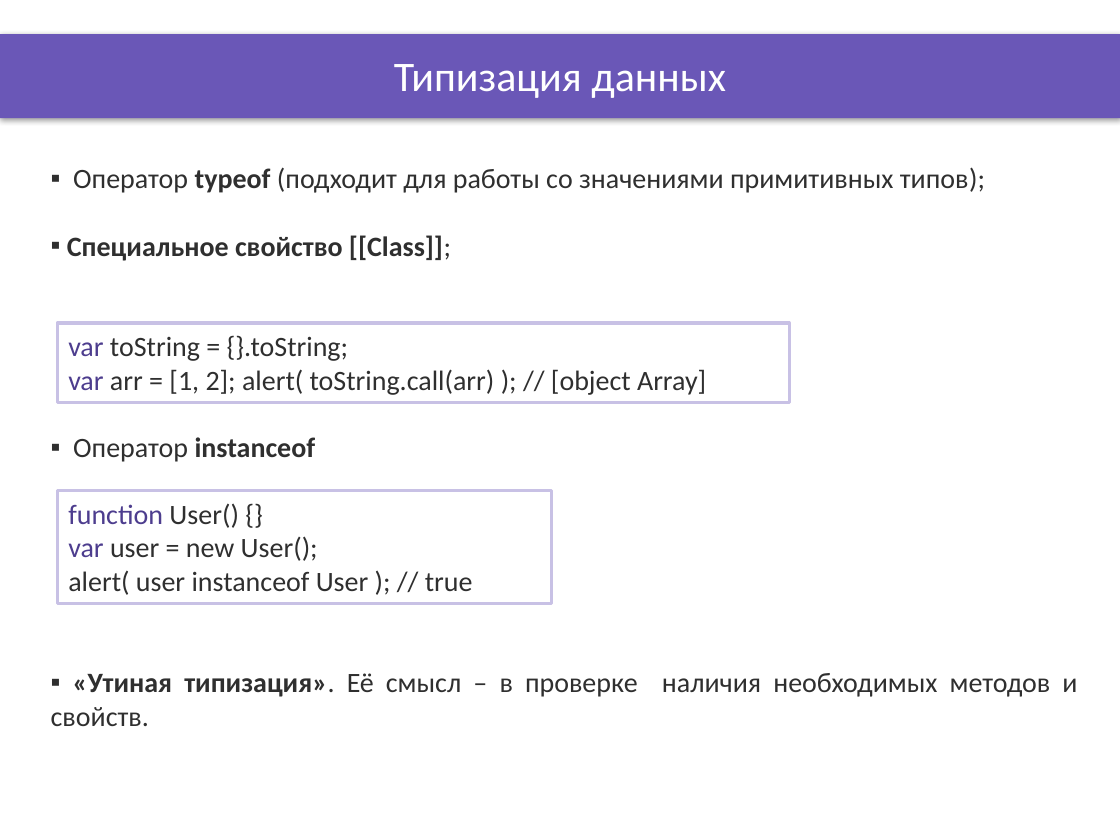
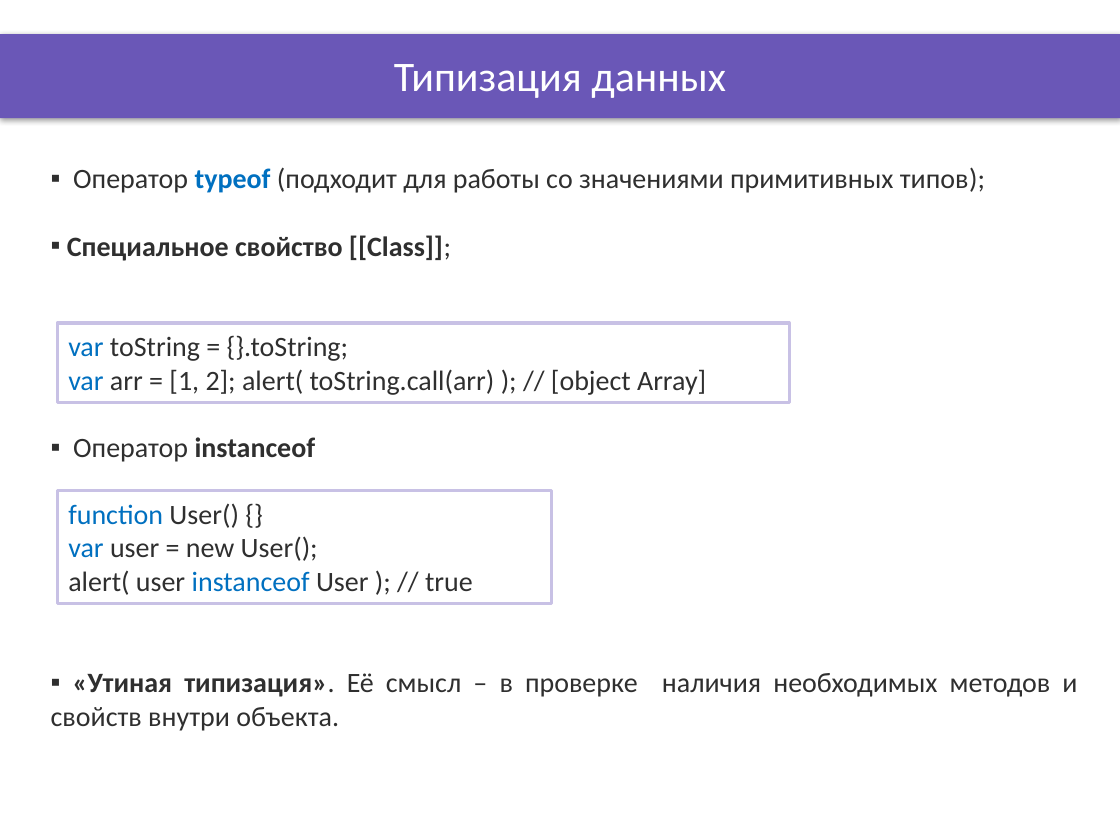
Before and after one commit to OleksandrPetryk/ignite, a slide deck: slide 2 of JS/005_lesson/Presentation/Other_Js_possibilities.pptx. Drawn at 1120x840 pixels with LibreOffice and Linux fonts; fonts in the diff are those of the drawing; background and template pictures are left out. Boxes give left, top, right and bottom in pixels: in the first picture for what was removed or moved away, otherwise in the second. Text is boxed around its words. In the diff, an @@ line names an element or a change of style, - is before the commit and + after.

```diff
--- a/JS/005_lesson/Presentation/Other_Js_possibilities.pptx
+++ b/JS/005_lesson/Presentation/Other_Js_possibilities.pptx
@@ text at (73,167,985,193): text colour #2F2F2F to #0070C0 in "typeof" @@
@@ rectangle "var toString = {}.toString;" at (57,323,790,402): text colour #4D3D8E to #0070C0 in "var", "var" @@
@@ rectangle "function User() {}" at (57,491,551,604): text colour #4D3D8E to #0070C0 in "function", "var"; text colour #2F2F2F to #0070C0 in "instanceof" @@
@@ text at (51,673,1077,731): text changed @@
-▪ «Утиная типизация». Её смысл – в проверке наличия необходимых методов и свойств.
+▪ «Утиная типизация». Её смысл – в проверке наличия необходимых методов и свойств внутри объекта.
```
Also in this commit, not shown: 3 other slides changed, 17 other files.
